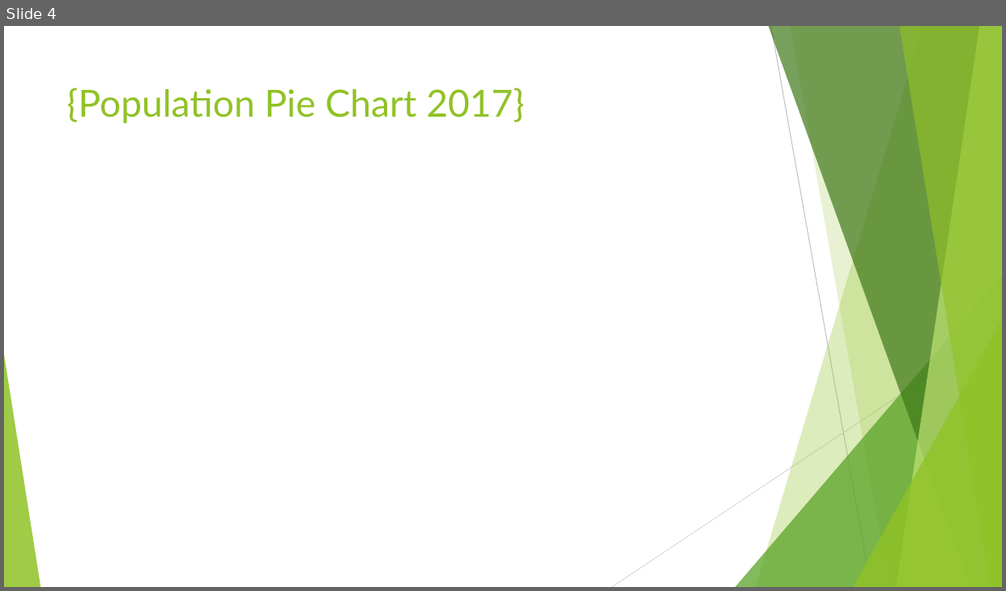
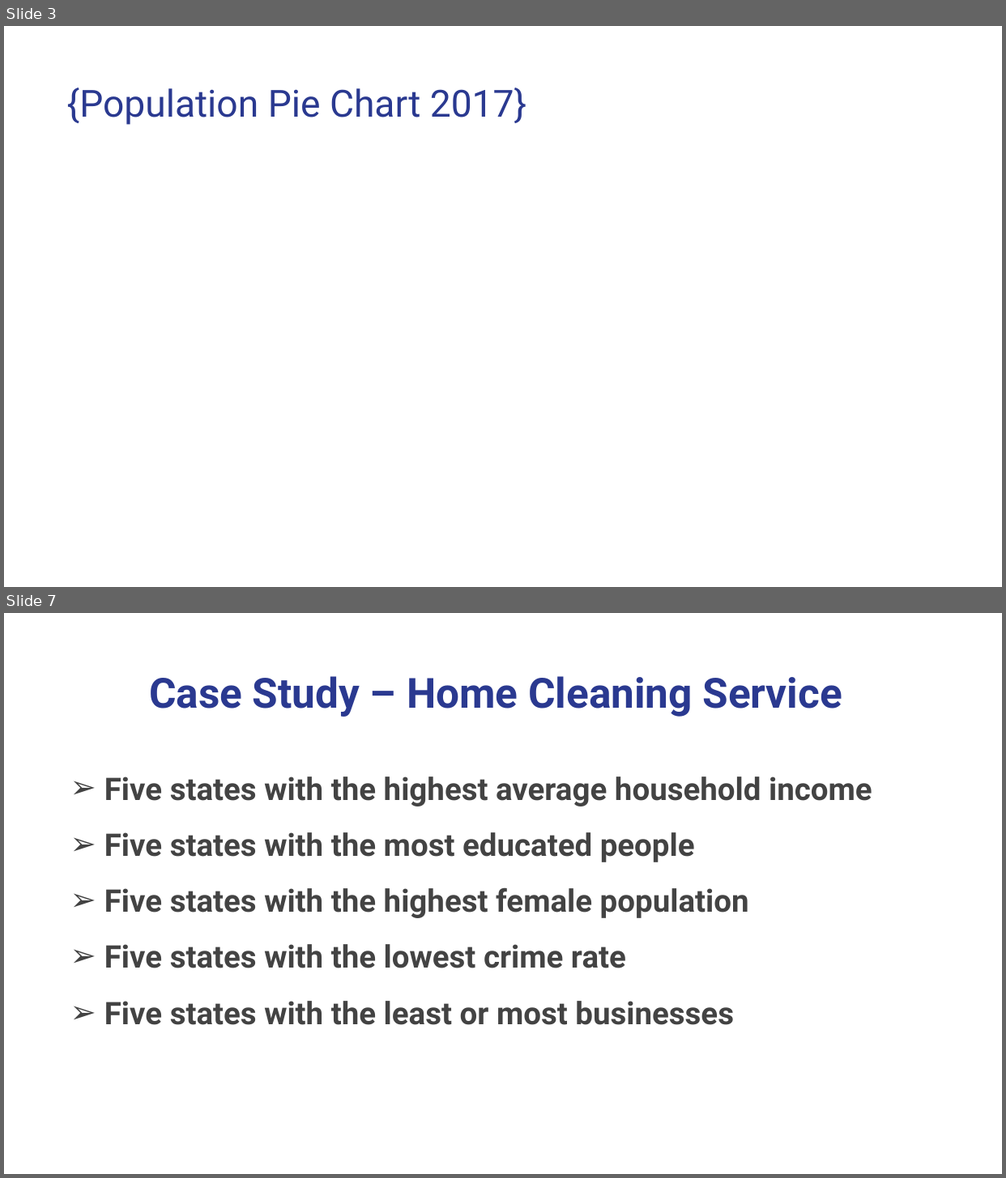
Before and after one commit to Janie228/Entrepreneur_Consultant_1, a slide deck: Doc/Entrepreneurs Research.pptx. Shown one above the other, each under a label of ours: slide 4 before the commit, slides 3 and 7 after it; the slides between them are not shown. The pictures are 1006x591 and 1006x1178 pixels, drawn with LibreOffice and Linux fonts; fonts in the diff are those of the drawing; background and template pictures are left out. Boxes give left, top, right and bottom in pixels: in the first picture for what was removed or moved away, otherwise in the second. Text is boxed around its words. In the diff, an @@ line names an element or a change of style, - is before the commit and + after.

```diff
--- a/Doc/Entrepreneurs Research.pptx
+++ b/Doc/Entrepreneurs Research.pptx
@@ slide 7 added at [4, 613, 1002, 1174], background #FFFFFF @@
@@ title added at [149, 676, 842, 717], 40 pt, text #2A3990, bold @@
+Case Study – Home Cleaning Service
@@ text added at [104, 777, 872, 1025], 30 pt, text #434343, bold @@
+➢ Five states with the highest average household income
+➢ Five states with the most educated people
+➢ Five states with the highest female population
+➢ Five states with the lowest crime rate
+➢ Five states with the least or most businesses
@@ what was slide 4 is now slide 3 @@
@@ slide 3 changed as well @@
@@ title "{Population Pie Chart 2017}" at [67, 88, 526, 125]: font Lato to Roboto, text colour #90C226 to #2A3990 @@
@@ group removed at [4, 26, 1002, 587]: 5 freeform shapes, 3 triangles, 2 lines @@
```
Also in this commit, not shown: 3 other slides changed, 13 other slides added, 7 slides removed, 1 other file.
